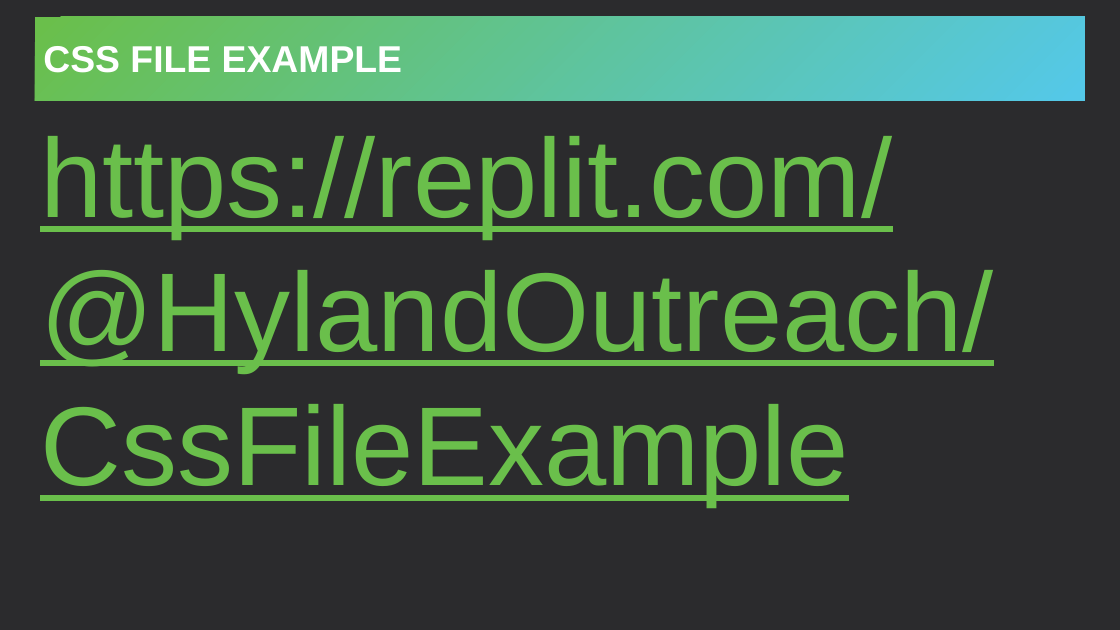
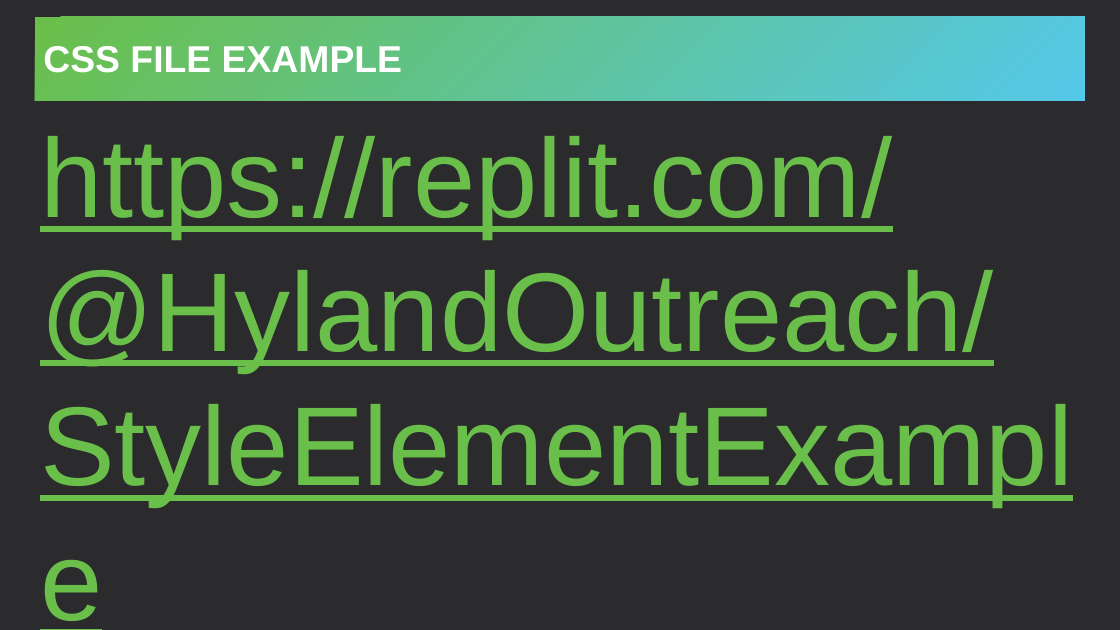
Before and after one commit to hylandtechoutreach/ucs, a slide deck: slide 4 of CssIntro/HelloCss.pptx (slide 5 before the commit). Drawn at 1120x630 pixels with LibreOffice and Linux fonts; fonts in the diff are those of the drawing. Boxes give left, top, right and bottom in pixels: in the first picture for what was removed or moved away, otherwise in the second. Text is boxed around its words. In the diff, an @@ line names an element or a change of style, - is before the commit and + after.

Commit message:
css intro use style element

```diff
--- a/CssIntro/HelloCss.pptx
+++ b/CssIntro/HelloCss.pptx
@@ text at [40,136,994,371]: text changed @@
-https://replit.com/@HylandOutreach/CssFileExample
+https://replit.com/@HylandOutreach/StyleElementExample
```
Also in this commit, not shown: 1 other slide changed, 1 slide added, 2 slides removed.
